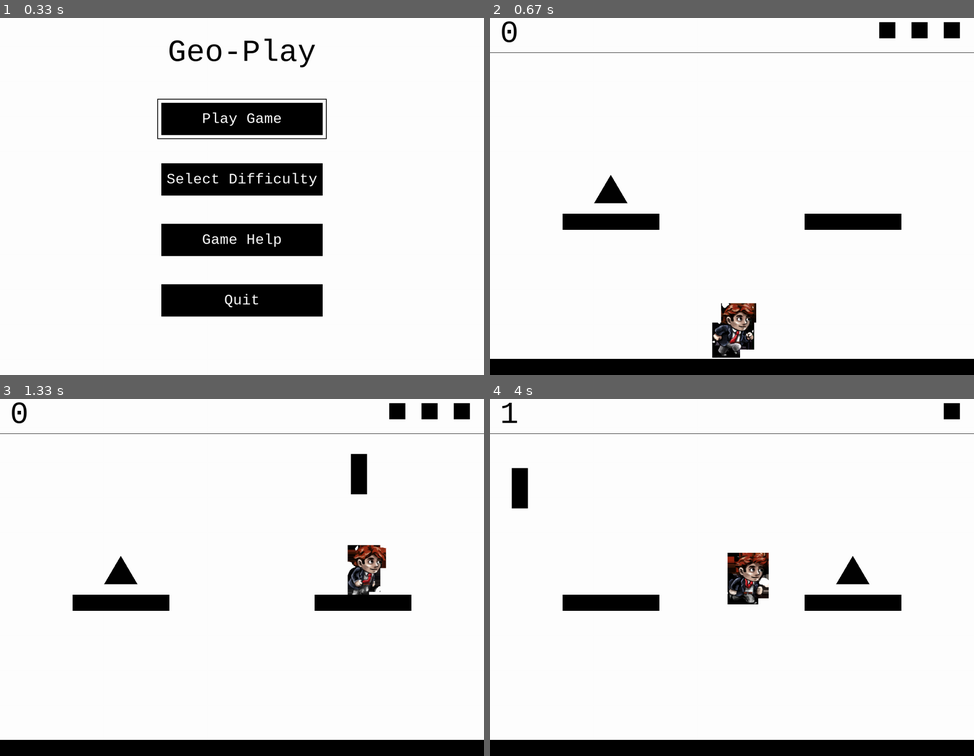
Above: before the commit, frames 1-4 (two rows, left to right).
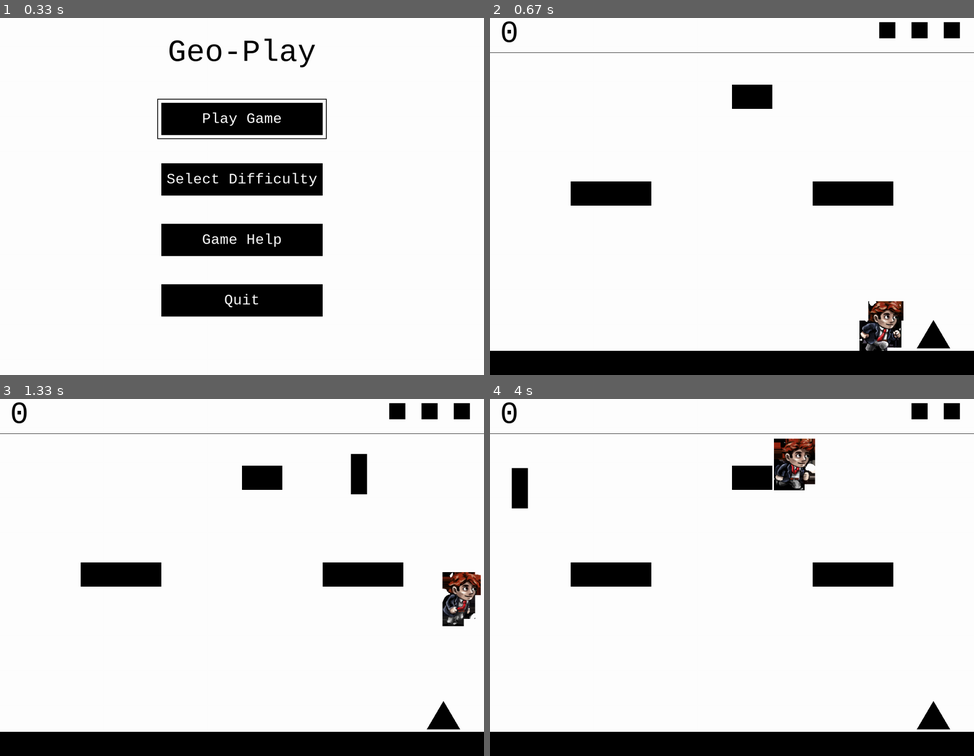
Above: after the commit, the same moments.

Repository: stevenacalhoun/geoplay
Game: pygame game, started from geometricPlay.py
Two runs of this game, one before a commit and one after it. Both use one fixed random seed, a clock stepped at 60 frames per second and the inputs below. The source is Python 2; it was converted automatically to run under Python 3.
Inputs:
- Up to frame 1 (0.33 s): no input
- Up to frame 2 (0.67 s): tap Enter at 0.33 s
- Up to frame 3 (1.33 s): tap Space at 0.67, 1.07 s; hold Right from 1 s (still down)
- Up to frame 4 (4 s): tap Space at 1.37, 1.57, 1.87, 2.13, 2.43, 2.57, 2.87, 3.23, 3.53, 3.73 s; release Right at 1.47 s; hold Left 1.5-2.03 s; hold Left 2.07-2.47 s; hold Right 2.5-3.13 s; hold Left 3.17-3.63 s; hold Right from 3.67 s (still down)

Frame 1 is identical in both runs. In frame 2, 9.0% of the frame differs, in the area x 0-100%, y 18-96%; in frame 3, 8.4%; in frame 4, 9.6%, in the area x 0-100%, y 0-96%.

Commit message:
Changed the levels are made, now using the grid system we talked about. However this has given rise to some collision issues. Also changed the way triangles spawned, they are now spawned by the platform they are on

Diff:
--- a/geometricPlay.py
+++ b/geometricPlay.py
@@ -22,7 +22,7 @@
   # Default difficulty is two, start on the main menu
   difficulty = 2
   scene = scenes.MainMenu(screen)
-  newScene = scene.display(screen)
+  newScene = scene.display()
 
   # Loop infinitely
   running = True
@@ -31,19 +31,19 @@
     # This is a weird way of switch screens, I'm trying to thingk of better mehtods of accomplishing it
     if newScene == 0:
       scene = scenes.LevelScene(screen, difficulty)
-      newScene = scene.display(screen)
+      newScene = scene.display()
     elif newScene == 1:
       scene = scenes.DifficultyMenu(screen)
-      newScene, difficulty = scene.display(screen)
+      newScene, difficulty = scene.display()
     elif newScene == 2:
       scene = scenes.HelpScene(screen)
-      newScene = scene.display(screen)
+      newScene = scene.display()
     elif newScene == 3:
       scene = scenes.MainMenu(screen)
-      newScene = scene.display(screen)
+      newScene = scene.display()
     elif newScene == 4:
       scene = scenes.GameOverScene(screen)
-      newScene = scene.display(screen)
+      newScene = scene.display()
 
 
 # Run our program
--- /dev/null
+++ b/levels.py
@@ -0,0 +1,147 @@
+import pygame
+import math
+from random import randint
+from constants import *
+import scenes
+
+def getLevel(level):
+  if level == 1:
+    return Level_01()
+  elif level == 2:
+    return Level_02()
+  elif level == 3:
+    return Level_03()
+  elif level == 4:
+    return Level_04()
+  elif level == 5:
+    return Level_05()
+  elif level == 6:
+    return Level_06()
+  elif level == 7:
+    return Level_07()
+  elif level == 8:
+    return Level_08()
+  elif level == 9:
+    return Level_09()
+  elif level == 10:
+    return Level_10()
+
+
+class Level(object):
+  def __init__(self):
+    pass
+
+  def generateLevel(self):
+    platformLocs = []
+
+    numRows = len(self.levelTiles)
+    numColumns = len(self.levelTiles[0])
+
+    tileWidth = SCREEN_WIDTH/numColumns
+    tileHeight = SCREEN_HEIGHT/numRows
+
+    currentXLoc = 0
+    currentYLoc = 0
+
+    buildingPlatform = False
+    platformWidth = 0
+    platformLoc = 0
+
+    # Walk over every row in the level
+    for row in self.levelTiles:
+      # Walk over every tile in the row
+      for tile in row:
+        # P stands for platform
+        if tile == "P":
+          # If we are currently building a platform, create it
+          if buildingPlatform:
+            platformLocs.append([platformLoc, (platformWidth, tileHeight)])
+
+          # Start a new platform
+          buildingPlatform = True
+          platformLoc = currentXLoc, currentYLoc
+          platformWidth = tileWidth
+
+        # p stands for a growing platform
+        elif tile == "p":
+          platformWidth += tileWidth
+
+        # S stands for the starting point for McSquare
+        elif tile == "S":
+          startingLoc = currentXLoc, currentYLoc
+
+        # There is nothing on this tile
+        else:
+          # If we are building a platform, this means we've finished it, so build it
+          if buildingPlatform:
+            platformLocs.append([platformLoc, (platformWidth, tileHeight)])
+            buildingPlatform = False
+            platformWidth = 0
+
+        # Change our x location for each tile
+        currentXLoc += tileWidth
+
+      # Change our y location for each row, and reset back to the first tile
+      currentYLoc += tileHeight
+      currentXLoc = 0
+
+    # Create any platform we were still building at the end
+    platformLocs.append([platformLoc, (platformWidth+tileWidth, tileHeight)])
+
+    # Return the platform locations and starting location
+    return platformLocs, startingLoc
+
+class Level_01(Level):
+   def __init__(self):
+    self.levelTiles = [
+    "____________",
+    "____________",
+    "____________",
+    "______P_____",
+    "____________",
+    "____________",
+    "____________",
+    "__Pp____Pp__",
+    "____________",
+    "____________",
+    "____________",
+    "_________S__",
+    "____________",
+    "____________",
+    "PppPppPppPpp"]
+
+class Level_02(Level):
+  def __init__(self):
+    pass
+
+class Level_03(Level):
+  def __init__(self):
+    pass
+
+class Level_04(Level):
+  def __init__(self):
+    pass
+
+class Level_05(Level):
+  def __init__(self):
+    pass
+
+class Level_06(Level):
+  def __init__(self):
+    pass
+
+class Level_07(Level):
+  def __init__(self):
+    pass
+
+class Level_08(Level):
+  def __init__(self):
+    pass
+
+class Level_09(Level):
+  def __init__(self):
+    pass
+
+class Level_10(Level):
+  def __init__(self):
+    pass
--- a/lib/boxes.py
+++ b/lib/boxes.py
@@ -4,26 +4,27 @@
 from constants import *
 
 class Box():
-  def __init__(self, width, height, color):
+  def __init__(self, screen, width, height, color):
+    self.screen = screen
     self._width = width
     self._height = height
     self._color = color
 
-  def _draw(self, screen, location=(0,0,0)):
-    pygame.draw.rect(screen, self._color, (location, (self._width, self._height)))
+  def _draw(self, location=(0,0)):
+    pygame.draw.rect(self.screen, self._color, (location, (self._width, self._height)))
 
-  def drawByCenter(self, screen, center=(0,0,0)):
+  def drawByCenter(self, center=(0,0)):
     centerX, centerY = center
 
     self.locX = centerX - (self._width/2)
     self.locY = centerY - (self._height/2)
 
-    self._draw(screen, (self.locX, self.locY))
+    self._draw((self.locX, self.locY))
 
-  def drawByTopLeft(self, screen, topLeft=(0,0,0)):
+  def drawByTopLeft(self, topLeft=(0,0)):
     self.locX, self.locY = topLeft
-    self._draw(screen, (drawX, drawY))
+    self._draw((drawX, drawY))
 
-  def outline(self, screen, padding=(10, 10), color=BLACK):
+  def outline(self, padding=(10, 10), color=BLACK):
     padX, padY = padding
-    pygame.draw.rect(screen, color, (self.locX - (padX), self.locY - (padY), self._width + (padX*2), self._height + (padY*2)), 2)
+    pygame.draw.rect(self.screen, color, (self.locX - (padX), self.locY - (padY), self._width + (padX*2), self._height + (padY*2)), 2)
--- a/lib/constants.py
+++ b/lib/constants.py
@@ -20,5 +20,7 @@
 
 # Gravity and ground constants
 GRAVITY = 15
-GROUND_THICKNESS = 40
+GROUND_THICKNESS = 100
 GROUND_Y = SCREEN_HEIGHT - GROUND_THICKNESS
+
+TRIANGLE_HEIGHT = 75
--- a/lib/fonts.py
+++ b/lib/fonts.py
@@ -3,10 +3,12 @@
 from pygame.locals import *
 
 class TextLine():
-  def __init__(self, text, font='monospace', size=16, color=(0,0,0)):
+  def __init__(self, screen, text, font='monospace', size=16, color=(0,0,0)):
     self.font = pygame.font.SysFont(font, size)
     self.color_fg = color
     self.color_bg = Color("white")
+
+    self.screen = screen
 
     self._aa = True
     self._text = text
@@ -21,27 +23,27 @@
     self.height = self.rect.height
     self.screen = pygame.display.get_surface()
 
-  def _draw(self, screen, location=(0,0)):
-    screen.blit(self.image, location)
+  def _draw(self, location=(0,0)):
+    self.screen.blit(self.image, location)
 
     locX, locY = location
 
     # pygame.draw.line(self.screen, (0,0,0), (0, locY), (1200, locY))
     # pygame.draw.line(self.screen, (0,0,0), (locX, 0), (locX, 900))
 
-  def drawByCenter(self, screen, center=(0,0)):
+  def drawByCenter(self, center=(0,0)):
     self._render()
     locX, locY = center
 
     drawX = locX - (self.width/2)
     drawY = locY - (self.height/2)
 
-    self._draw(screen, (drawX, drawY))
+    self._draw((drawX, drawY))
 
-  def drawByTopLeft(self, screen, topLeft=(0,0)):
+  def drawByTopLeft(self,topLeft=(0,0)):
     self._render()
 
-    self._draw(screen, topLeft)
+    self._draw(topLeft)
 
 
 class TextBox():
--- a/lib/scenes.py
+++ b/lib/scenes.py
@@ -5,7 +5,8 @@
 from fonts import *
 from boxes import *
 from sprites import *
-from random import randint
+import random
+from levels import *
 
 # Triangle testing stuff
 TRIANGLE_HEIGHT = 75
@@ -19,11 +20,11 @@
     self.screen = screen
 
 class MainMenu(Scene):
-  def __init(self):
-    pass
+  def __init__(self, screen):
+    Scene.__init__(self, screen)
 
   # Show the main menu where you can select play, difficulty, or help
-  def display(self, screen):
+  def display(self):
     # Constants for the boxes
     menuBoxWidth = SCREEN_WIDTH/3
     menuBoxHeight = 80
@@ -40,7 +41,7 @@
     # Keep looping unitl somehting has been selected
     selectionMade = False
     while selectionMade == False:
-      screen.fill(WHITE)
+      self.screen.fill(WHITE)
       event = pygame.event.poll()
 
       # Key up and down the menu
@@ -62,39 +63,39 @@
             return menuSelection
 
       # Draw the title
-      title = TextLine("Geo-Play", color=BLACK, size=76)
-      title.drawByCenter(screen, center=(SCREEN_WIDTH/2, 100))
+      title = TextLine(self.screen, "Geo-Play", color=BLACK, size=76)
+      title.drawByCenter((SCREEN_WIDTH/2, 100))
 
       # Draw all the menu options
-      playBox = Box(menuBoxWidth, menuBoxHeight, BLACK)
-      playBox.drawByCenter(screen, (SCREEN_WIDTH/2, playBoxY))
-      playLabel = TextLine("Play Game", color=WHITE, size=36)
-      playLabel.drawByCenter(screen, center=(SCREEN_WIDTH/2, playBoxY))
-
-      diffBox = Box(menuBoxWidth, menuBoxHeight, BLACK)
-      diffBox.drawByCenter(screen, (SCREEN_WIDTH/2, diffBoxY))
-      diffLabel = TextLine("Select Difficulty", color=WHITE, size=36)
-      diffLabel.drawByCenter(screen, center=(SCREEN_WIDTH/2, diffBoxY))
-
-      helpBox = Box(menuBoxWidth, menuBoxHeight, BLACK)
-      helpBox.drawByCenter(screen, (SCREEN_WIDTH/2, helpBoxY))
-      helpLabel = TextLine("Game Help", color=WHITE, size=36)
-      helpLabel.drawByCenter(screen, center=(SCREEN_WIDTH/2, helpBoxY))
-
-      quitBox = Box(menuBoxWidth, menuBoxHeight, BLACK)
-      quitBox.drawByCenter(screen, (SCREEN_WIDTH/2, quitBoxY))
-      quitLabel = TextLine("Quit", color=WHITE, size=36)
-      quitLabel.drawByCenter(screen, center=(SCREEN_WIDTH/2, quitBoxY))
+      playBox = Box(self.screen, menuBoxWidth, menuBoxHeight, BLACK)
+      playBox.drawByCenter((SCREEN_WIDTH/2, playBoxY))
+      playLabel = TextLine(self.screen, "Play Game", color=WHITE, size=36)
+      playLabel.drawByCenter((SCREEN_WIDTH/2, playBoxY))
+
+      diffBox = Box(self.screen, menuBoxWidth, menuBoxHeight, BLACK)
+      diffBox.drawByCenter((SCREEN_WIDTH/2, diffBoxY))
+      diffLabel = TextLine(self.screen, "Select Difficulty", color=WHITE, size=36)
+      diffLabel.drawByCenter((SCREEN_WIDTH/2, diffBoxY))
+
+      helpBox = Box(self.screen, menuBoxWidth, menuBoxHeight, BLACK)
+      helpBox.drawByCenter((SCREEN_WIDTH/2, helpBoxY))
+      helpLabel = TextLine(self.screen, "Game Help", color=WHITE, size=36)
+      helpLabel.drawByCenter((SCREEN_WIDTH/2, helpBoxY))
+
+      quitBox = Box(self.screen, menuBoxWidth, menuBoxHeight, BLACK)
+      quitBox.drawByCenter((SCREEN_WIDTH/2, quitBoxY))
+      quitLabel = TextLine(self.screen, "Quit", color=WHITE, size=36)
+      quitLabel.drawByCenter((SCREEN_WIDTH/2, quitBoxY))
 
       # Draw a box around the currently selected menu item
       if menuSelection == 0:
-        playBox.outline(screen)
+        playBox.outline()
       elif menuSelection == 1:
-        diffBox.outline(screen)
+        diffBox.outline()
       elif menuSelection == 2:
-        helpBox.outline(screen)
+        helpBox.outline()
       elif menuSelection == 3:
-        quitBox.outline(screen)
+        quitBox.outline()
 
       pygame.display.flip()
 
@@ -113,8 +114,8 @@
 
   def displayScore(self):
     # Draw new score
-    title = TextLine(str(self.score), color=BLACK, size=76)
-    title.drawByTopLeft(self.screen, topLeft=SCORE_POS)
+    title = TextLine(self.screen, str(self.score), color=BLACK, size=76)
+    title.drawByTopLeft(topLeft=SCORE_POS)
 
   def addPoints(self, points):
     self.score += points
@@ -143,34 +144,49 @@
 
 class LevelScene(Scene):
   def __init__(self, screen, difficulty):
-    self.screen = screen
+    Scene.__init__(self, screen)
     self.difficulty = difficulty
     self.triangleSpriteGroup = pygame.sprite.Group()
+    self.levelNum = 1
+    self.level = getLevel(self.levelNum)
 
   # Start the game
-  def display(self, screen):
-    screen.fill(WHITE)
+  def display(self):
+    self.screen.fill(WHITE)
+
+    # Generate all the sprites for the level
+    platformLocs, self.startingLoc = self.level.generateLevel()
 
     # Draw the hud
-    self.HUD = HUD(screen)
+    self.HUD = HUD(self.screen)
 
     # Get our square character and add him to the dynamic sprite group
-    self.mcSquare = Mcsquare(screen)
+    self.mcSquare = Mcsquare(self.screen, self.startingLoc)
     self.dynamicSpriteGroup = pygame.sprite.Group(self.mcSquare)
-    self.spawnTriangle(triangleLocations[currentTriangle])
+    # self.spawnTriangle(triangleLocations[currentTriangle])
+
 
     # Create a sprite group to hold the rain
     self.rectangleSpriteGroup = pygame.sprite.Group()
 
     # Get our platforms from the screen and draw them
-    platformOne = Platform(screen, ((SCREEN_WIDTH * 0.25) - (PLATFORM_WIDTH / 2), 500))
-    platformTwo = Platform(screen, ((SCREEN_WIDTH * 0.75) - (PLATFORM_WIDTH / 2), 500))
-    self.platforms = [platformOne, platformTwo]
-    self.platformSpriteGroup = pygame.sprite.Group(self.platforms)
-    self.platformSpriteGroup.draw(screen)
-
-    # Draw a ground
-    pygame.draw.rect(screen, BLACK, (0, GROUND_Y, SCREEN_WIDTH, GROUND_THICKNESS))
+    # platformOne = Platform(self.screen, ((SCREEN_WIDTH * 0.25) - (PLATFORM_WIDTH / 2), 500))
+    # platformTwo = Platform(self.screen, ((SCREEN_WIDTH * 0.75) - (PLATFORM_WIDTH / 2), 500))
+    # self.platforms = [platformOne, platformTwo]
+    self.platformSpriteGroup = pygame.sprite.Group()
+    self.platforms = []
+
+    for platformParams in platformLocs:
+      platformLoc, platformSize = platformParams
+      platform = Platform(self.screen, platformLoc, platformSize)
+      self.platforms.append(platform)
+      self.platformSpriteGroup.add(platform)
+
+    self.platformSpriteGroup.draw(self.screen)
+
+    platform = random.choice(self.platforms)
+    self.triangleSpriteGroup.add(platform.spawnTriangle())
+
 
     # Keep up with when we need to draw a new rectangle rain
     self.rectangleCounter = 0
@@ -230,7 +246,7 @@
     # See if we need to spawn a new rectangle
     if self.rectangleCounter >= (RECTANGLE_SPAWN_RATE / self.difficulty):
       self.rectangleCounter = 0
-      randomX = randint(0, SCREEN_WIDTH - RECTANGLE_WIDTH)
+      randomX = random.randint(0, SCREEN_WIDTH - RECTANGLE_WIDTH)
       self.rectangleSpriteGroup.add(NormalRectangleRain(self.screen, (randomX, HUD_HEIGHT + 1)))
     else:
       self.rectangleCounter += 1
@@ -251,7 +267,7 @@
     self.HUD.update()
 
     # Draw a ground
-    pygame.draw.rect(self.screen, BLACK, (0, GROUND_Y, SCREEN_WIDTH, GROUND_THICKNESS))
+    # pygame.draw.rect(self.screen, BLACK, (0, GROUND_Y, SCREEN_WIDTH, GROUND_THICKNESS))
 
   # Update all the sprites on screen
   def checkCollisions(self):
@@ -268,13 +284,17 @@
           self.removeTriangle(triangle)
           triangle = None
 
-      # Some test positions for the triangles
-      if currentTriangle == 0:
-        currentTriangle = 1
-      else:
-        currentTriangle = 0
-
-      self.spawnTriangle(triangleLocations[currentTriangle])
+      # # Some test positions for the triangles
+      # if currentTriangle == 0:
+      #   currentTriangle = 1
+      # else:
+      #   currentTriangle = 0
+      #
+      # self.spawnTriangle(triangleLocations[currentTriangle])
+
+      platform = random.choice(self.platforms)
+      self.triangleSpriteGroup.add(platform.spawnTriangle())
+
       self.HUD.addPoints(captureCount)
 
     # Check for a hit by the rain
@@ -284,10 +304,10 @@
           self.HUD.removeLife()
 
 class DifficultyMenu(Scene):
-  def __init(self):
-    pass
-
-  def display(self, screen):
+  def __init__(self, screen):
+    Scene.__init__(self, screen)
+
+  def display(self):
     # Constants for the boxes
     menuBoxWidth = SCREEN_WIDTH/3
     menuBoxHeight = 80
@@ -301,7 +321,7 @@
     # Loop until we've made a selection
     selectionMade = False
     while selectionMade == False:
-      screen.fill(WHITE)
+      self.screen.fill(WHITE)
       event = pygame.event.poll()
       if event.type == pygame.QUIT:
         running = False
@@ -325,38 +345,38 @@
       font = pygame.font.SysFont('monospace', 36)
 
       # Draw top, mid, and bot boxes and their labels
-      topBox = Box(menuBoxWidth, menuBoxHeight, BLACK)
-      topBox.drawByCenter(screen, (SCREEN_WIDTH/2, topBoxY))
-      topLabel = TextLine("Easy", color=WHITE, size=36)
-      topLabel.drawByCenter(screen, center=(SCREEN_WIDTH/2, topBoxY))
-
-      midBox = Box(menuBoxWidth, menuBoxHeight, BLACK)
-      midBox.drawByCenter(screen, (SCREEN_WIDTH/2, midBoxY))
-      midLabel = TextLine("Medium", color=WHITE, size=36)
-      midLabel.drawByCenter(screen, center=(SCREEN_WIDTH/2, midBoxY))
-
-      botBox = Box(menuBoxWidth, menuBoxHeight, BLACK)
-      botBox.drawByCenter(screen, (SCREEN_WIDTH/2, botBoxY))
-      botLabel = TextLine("Hard", color=WHITE, size=36)
-      botLabel.drawByCenter(screen, center=(SCREEN_WIDTH/2, botBoxY))
+      topBox = Box(self.screen, menuBoxWidth, menuBoxHeight, BLACK)
+      topBox.drawByCenter((SCREEN_WIDTH/2, topBoxY))
+      topLabel = TextLine(self.screen, "Easy", color=WHITE, size=36)
+      topLabel.drawByCenter((SCREEN_WIDTH/2, topBoxY))
+
+      midBox = Box(self.screen, menuBoxWidth, menuBoxHeight, BLACK)
+      midBox.drawByCenter((SCREEN_WIDTH/2, midBoxY))
+      midLabel = TextLine(self.screen, "Medium", color=WHITE, size=36)
+      midLabel.drawByCenter((SCREEN_WIDTH/2, midBoxY))
+
+      botBox = Box(self.screen, menuBoxWidth, menuBoxHeight, BLACK)
+      botBox.drawByCenter((SCREEN_WIDTH/2, botBoxY))
+      botLabel = TextLine(self.screen, "Hard", color=WHITE, size=36)
+      botLabel.drawByCenter((SCREEN_WIDTH/2, botBoxY))
 
       # Draw a box around the currently selected menu item
       if menuSelection == 1:
-        topBox.outline(screen)
+        topBox.outline()
       elif menuSelection == 2:
-        midBox.outline(screen)
+        midBox.outline()
       elif menuSelection == 3:
-        botBox.outline(screen)
+        botBox.outline()
 
 
       pygame.display.flip()
 
 class HelpScene(Scene):
   def __init(self):
-    pass  # Show the help menu
-
-  def display(self, screen):
-    screen.fill(WHITE)
+    Scene.__init__(self, screen)
+
+  def display(self):
+    self.screen.fill(WHITE)
 
     # Constants for the help box
     helpBoxWidth = SCREEN_WIDTH * 0.75
@@ -369,20 +389,20 @@
     backButtonLoc = SCREEN_WIDTH/2, SCREEN_HEIGHT*0.75
 
     # Draw the help box and label
-    helpBox = Box(helpBoxWidth, helpBoxHeight, WHITE)
-    helpBox.drawByCenter(screen, helpLoc)
-    helpBox.outline(screen, color=BLACK)
-
-    helpLabel = TextLine("Help Shtuff", color=BLACK, size=36)
-    helpLabel.drawByCenter(screen, center=helpLoc)
+    helpBox = Box(self.screen, helpBoxWidth, helpBoxHeight, WHITE)
+    helpBox.drawByCenter(helpLoc)
+    helpBox.outline(color=BLACK)
+
+    helpLabel = TextLine(self.screen, "Help Shtuff", color=BLACK, size=36)
+    helpLabel.drawByCenter(helpLoc)
 
     # Draw the back button
-    backBox = Box(backButtonWidth, backButtonHeight, BLACK)
-    backBox.drawByCenter(screen, backButtonLoc)
-    backBox.outline(screen)
-
-    backButtonLabel = TextLine("Back", color=WHITE, size=36)
-    backButtonLabel.drawByCenter(screen, center=backButtonLoc)
+    backBox = Box(self.screen, backButtonWidth, backButtonHeight, BLACK)
+    backBox.drawByCenter(backButtonLoc)
+    backBox.outline()
+
+    backButtonLabel = TextLine(self.screen, "Back", color=WHITE, size=36)
+    backButtonLabel.drawByCenter(backButtonLoc)
 
     # Wait until we want to go back
     goBack = False
@@ -399,11 +419,11 @@
 
 class GameOverScene(Scene):
   def __init(self):
-    pass
+    Scene.__init__(self, screen)
 
   # Show game over screen
-  def display(self, screen):
-    screen.fill(WHITE)
+  def display(self):
+    self.screen.fill(WHITE)
 
     # Constants to hold the main menu button
     mainMenuButtonWidth = SCREEN_WIDTH/3
@@ -413,15 +433,15 @@
     mainMenuButtonY = SCREEN_HEIGHT * 0.66
 
     # Draw the game over text
-    endLabel = TextLine("Game Over", color=BLACK, size=SCORE_FONT_SIZE)
-    endLabel.drawByCenter(screen, center=((SCREEN_WIDTH/2), SCREEN_HEIGHT*0.25))
+    endLabel = TextLine(self.screen, "Game Over", color=BLACK, size=SCORE_FONT_SIZE)
+    endLabel.drawByCenter(((SCREEN_WIDTH/2), SCREEN_HEIGHT*0.25))
 
     # Draw the back box
-    backBox = Box(mainMenuButtonWidth, mainMenuButtonHeight, BLACK)
-    backBox.drawByCenter(screen, (mainMenuButtonX, mainMenuButtonY))
-    backButtonLabel = TextLine("Main Menu", color=WHITE, size=36)
-    backButtonLabel.drawByCenter(screen, center=(mainMenuButtonX, mainMenuButtonY))
-    backBox.outline(screen)
+    backBox = Box(self.screen, mainMenuButtonWidth, mainMenuButtonHeight, BLACK)
+    backBox.drawByCenter((mainMenuButtonX, mainMenuButtonY))
+    backButtonLabel = TextLine(self.screen, "Main Menu", color=WHITE, size=36)
+    backButtonLabel.drawByCenter((mainMenuButtonX, mainMenuButtonY))
+    backBox.outline()
 
     # Wait until we want to go back
     goBack = False
--- a/lib/sprites.py
+++ b/lib/sprites.py
@@ -28,7 +28,7 @@
   runningLeftImages = []
 
   # Initializer
-  def __init__(self, screen):
+  def __init__(self, screen, startingLoc):
     pygame.sprite.Sprite.__init__(self)
 
     spriteSheet = SpriteSheet("images/braid_man.png")
@@ -62,16 +62,15 @@
 
     # Start him on the ground in the center of the screen
     self.rect = self.image.get_rect()
-    self.rect.x = (SCREEN_WIDTH / 2) - (MCSQUARE_WIDTH / 2)
-    self.rect.y = GROUND_Y - MCSQUARE_HEIGHT
+    self.rect.topleft = startingLoc
 
     # Start of not moving, jumping, or falling
     self.xMove = 0
-    self.yMove = 0
+    self.yMove = GRAVITY
     self.runningRight = False
     self.runningLeft = False
     self.jumping = False
-    self.falling = False
+    self.jumpRecharged = True
 
     # Count frames to make the animation look smooth
     self.frame = 0
@@ -98,11 +97,12 @@
         self.yMove += MCSQUARE_JUMP_SPEED * .04
         if self.yMove >= 0:
           # Peak of the jump
+          print "Peak of jump"
           self.falling = True
           self.jumping = False
           self.yMove = GRAVITY * .1
       # As he's falling increase the amount of gravity until we reach full gravity
-      if self.falling:
+      if self.jumping == False:
         if self.yMove < GRAVITY:
           self.yMove += GRAVITY * .1
         else:
@@ -115,10 +115,10 @@
       if self.rect.colliderect(platform.rect):
         # Moving up
         if self.yMove < 0:
-          self.rect.y = platform.rect.y + PLATFORM_HEIGHT
+          self.rect.y = platform.rect.y - platform.height
         # Moving down
         if self.yMove > 0:
-          self.falling = False
+          self.jumpRecharged = True
           self.rect.y = platform.rect.y - MCSQUARE_HEIGHT
 
     # Check to see if we've gotten to the triangle
@@ -128,7 +128,6 @@
         captureCount += 1
         triangle.captured = True
     return captureCount
-
 
   # Just to make sure we haven't crossed any bounds
   def checkBounds(self):
@@ -138,10 +137,6 @@
     # Right side
     if (self.rect.x > SCREEN_WIDTH - MCSQUARE_WIDTH):
       self.rect.x = SCREEN_WIDTH - MCSQUARE_WIDTH
-    # Ground
-    if (self.rect.y > GROUND_Y - MCSQUARE_HEIGHT):
-      self.rect.y = GROUND_Y - MCSQUARE_HEIGHT
-      self.falling = False
     # Ceiling
     if (self.rect.y < HUD_HEIGHT):
       self.rect.y = HUD_HEIGHT + 1
@@ -161,9 +156,10 @@
 
   def jump(self):
     # No double jumping allowed
-    if self.jumping == False and self.falling == False:
+    if self.jumpRecharged:
       self.jumping = True
       self.yMove = -MCSQUARE_JUMP_SPEED
+      self.jumpRecharged = False
 
   def animate(self):
     # Check if it's time for a new fram and if we are currently running
@@ -187,11 +183,13 @@
 # Platform class
 class Platform(pygame.sprite.Sprite):
   # Initializer
-  def __init__(self, screen, position):
+  def __init__(self, screen, position, size):
     pygame.sprite.Sprite.__init__(self)
 
+    self.width, self.height = size
+
     # Simple rectangular image
-    self.image = pygame.Surface((PLATFORM_WIDTH, PLATFORM_HEIGHT))
+    self.image = pygame.Surface(size)
     self.image.fill(BLACK)
 
     self.screen = screen
@@ -203,6 +201,11 @@
   def update(self):
     # Platforms are currently stationary
     pass
+
+  def spawnTriangle(self):
+    topPoint = (self.rect.x + (self.width/2)), self.rect.y - 80
+    self.triangle = Triangle(self.screen, topPoint, TRIANGLE_HEIGHT)
+    return self.triangle
 
 # Rectangle rain class
 class RectangleRain(pygame.sprite.Sprite):
